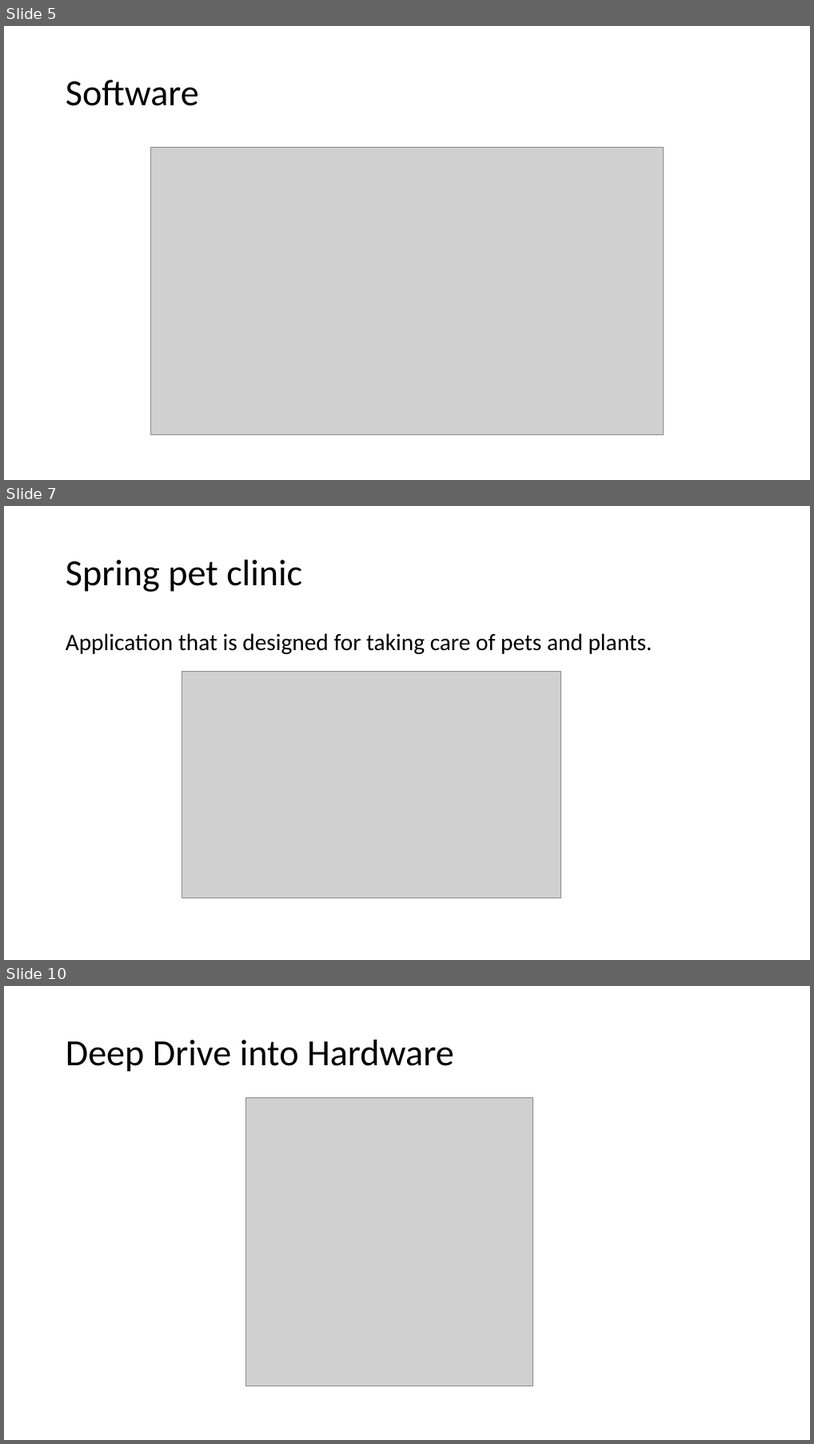
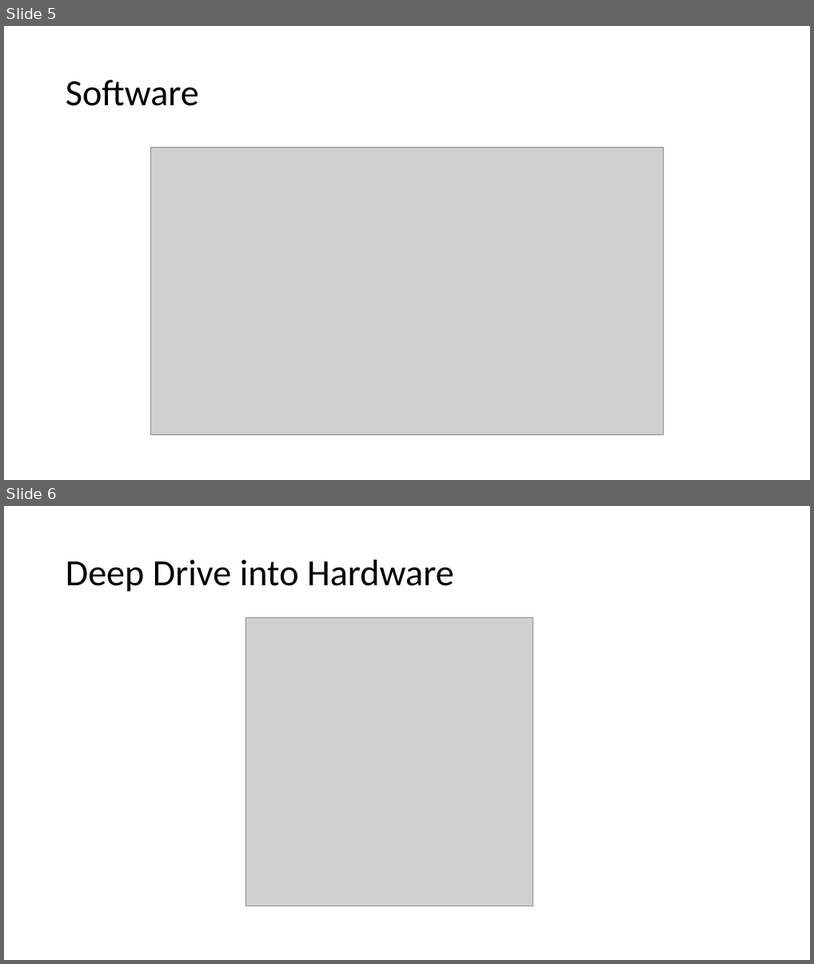
Before and after one commit to JanbaskDevops/Batch1, a slide deck: Backup/AzureCloud/Cloud computing fundamental for Azure.pptx. Shown one above the other, each under a label of ours: slides 5, 7 and 10 before the commit, slides 5 and 6 after it; the slides between them are not shown. The pictures are 814x1444 and 814x964 pixels, drawn with LibreOffice and Linux fonts; fonts in the diff are those of the drawing; grey boxes stand for pictures. Boxes give left, top, right and bottom in pixels: in the first picture for what was removed or moved away, otherwise in the second. Text is boxed around its words. In the diff, an @@ line names an element or a change of style, - is before the commit and + after.

```diff
--- a/Backup/AzureCloud/Cloud computing fundamental for Azure.pptx
+++ b/Backup/AzureCloud/Cloud computing fundamental for Azure.pptx
@@ slide 7 removed at (4, 506, 810, 960), background #FFFFFF @@
@@ title removed at (66, 560, 302, 592) @@
-Spring pet clinic
@@ text removed at (66, 633, 653, 654) @@
-Application that is designed for taking care of pets and plants.
@@ picture removed at (182, 671, 561, 897) @@
@@ what was slide 10 is now slide 6 @@
```
Also in this commit, not shown: 3 other slides removed, 17 other files.
